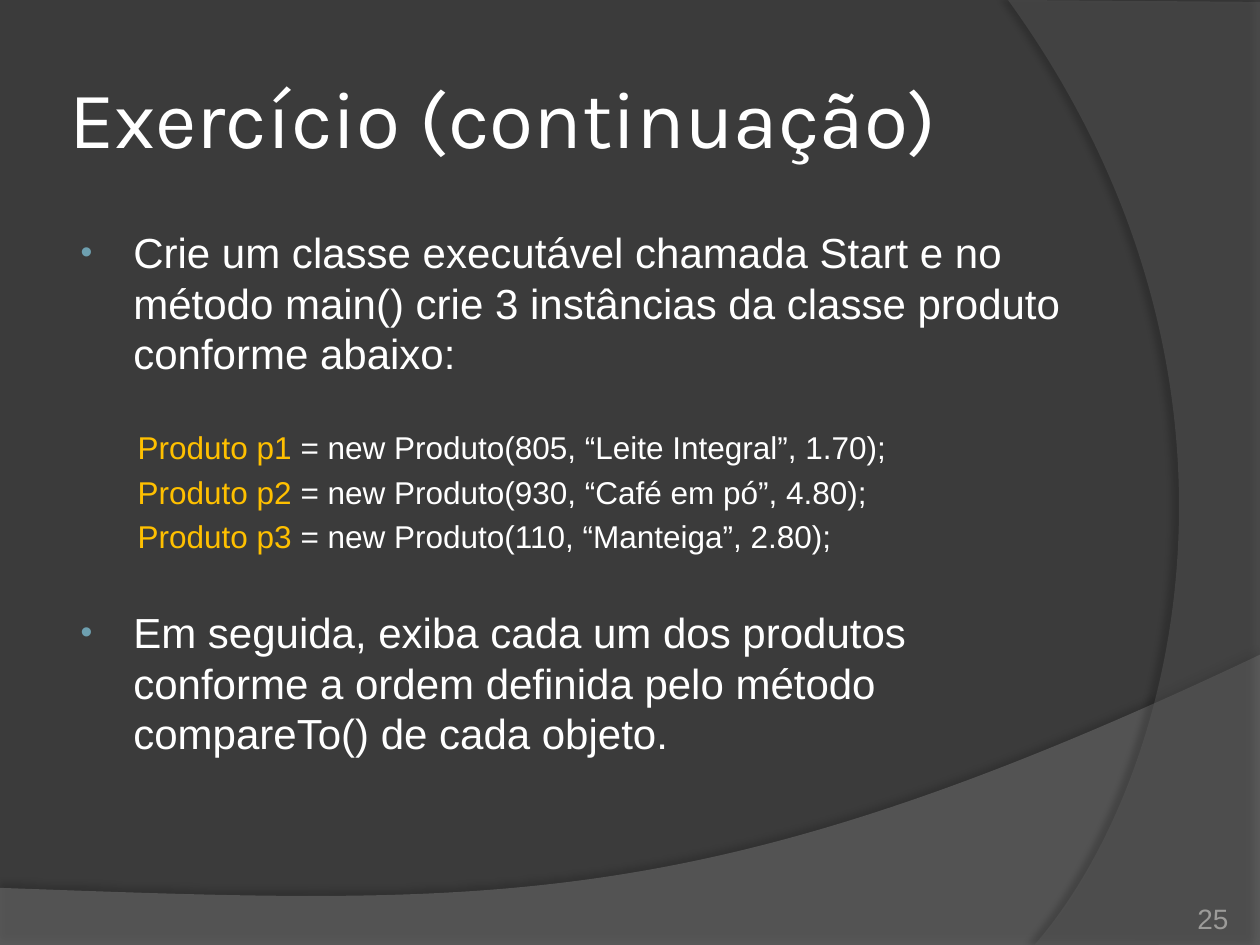
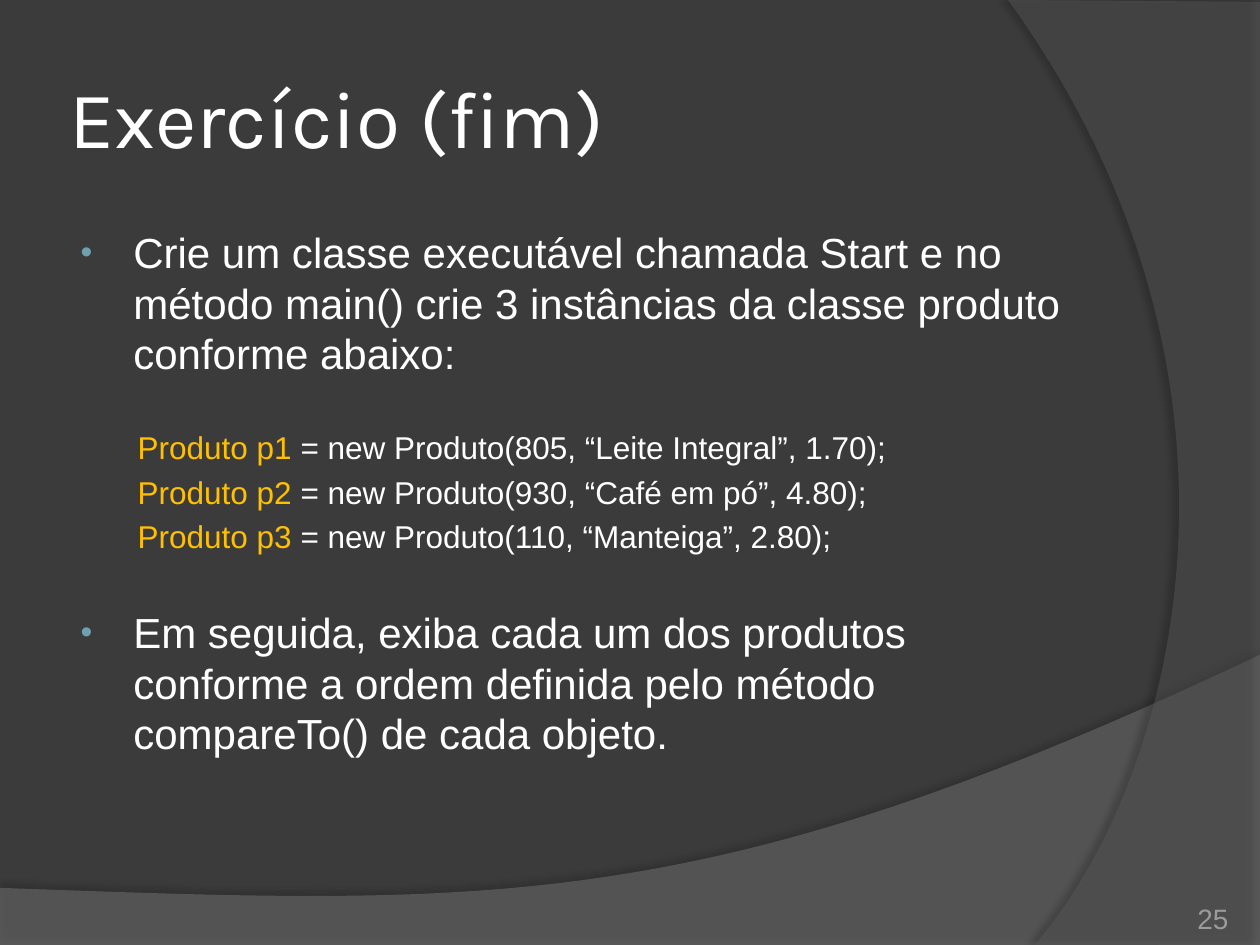
Before and after one commit to duchesqui/slzvieira-training, a slide deck: slide 25 of 2-Java-Programmer-Modulo-II/09.Capitulo03.pptx. Drawn at 1260x945 pixels with LibreOffice and Linux fonts; fonts in the diff are those of the drawing. Boxes give left, top, right and bottom in pixels: in the first picture for what was removed or moved away, otherwise in the second. Text is boxed around its words. In the diff, an @@ line names an element or a change of style, - is before the commit and + after.

Commit message:
Collections - Exercício.

```diff
--- a/2-Java-Programmer-Modulo-II/09.Capitulo03.pptx
+++ b/2-Java-Programmer-Modulo-II/09.Capitulo03.pptx
@@ title at bbox=[69, 86, 604, 157]: text changed @@
-Exercício (continuação)
+Exercício (fim)
```
Also in this commit, not shown: 2 other files.
